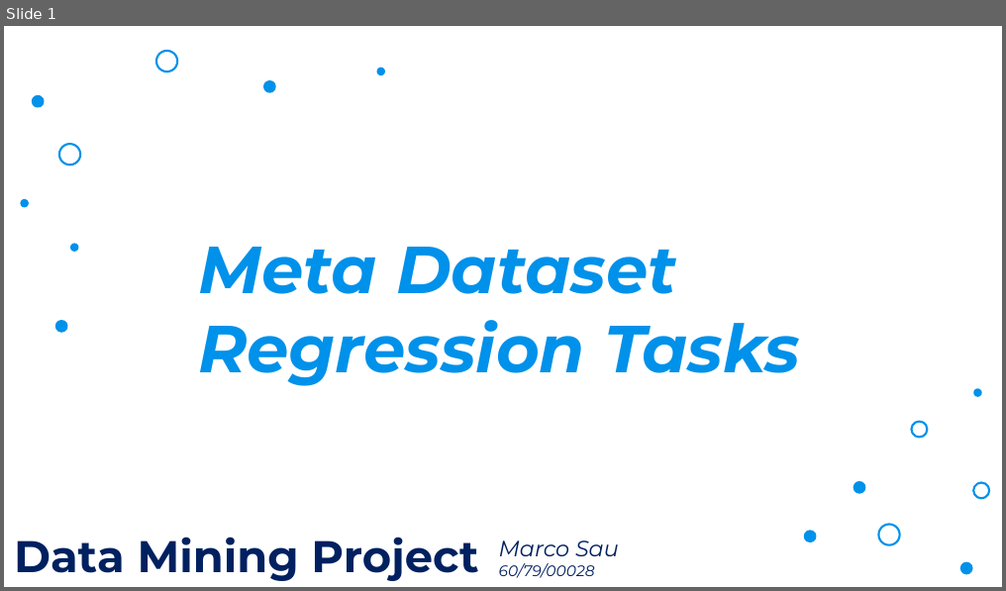
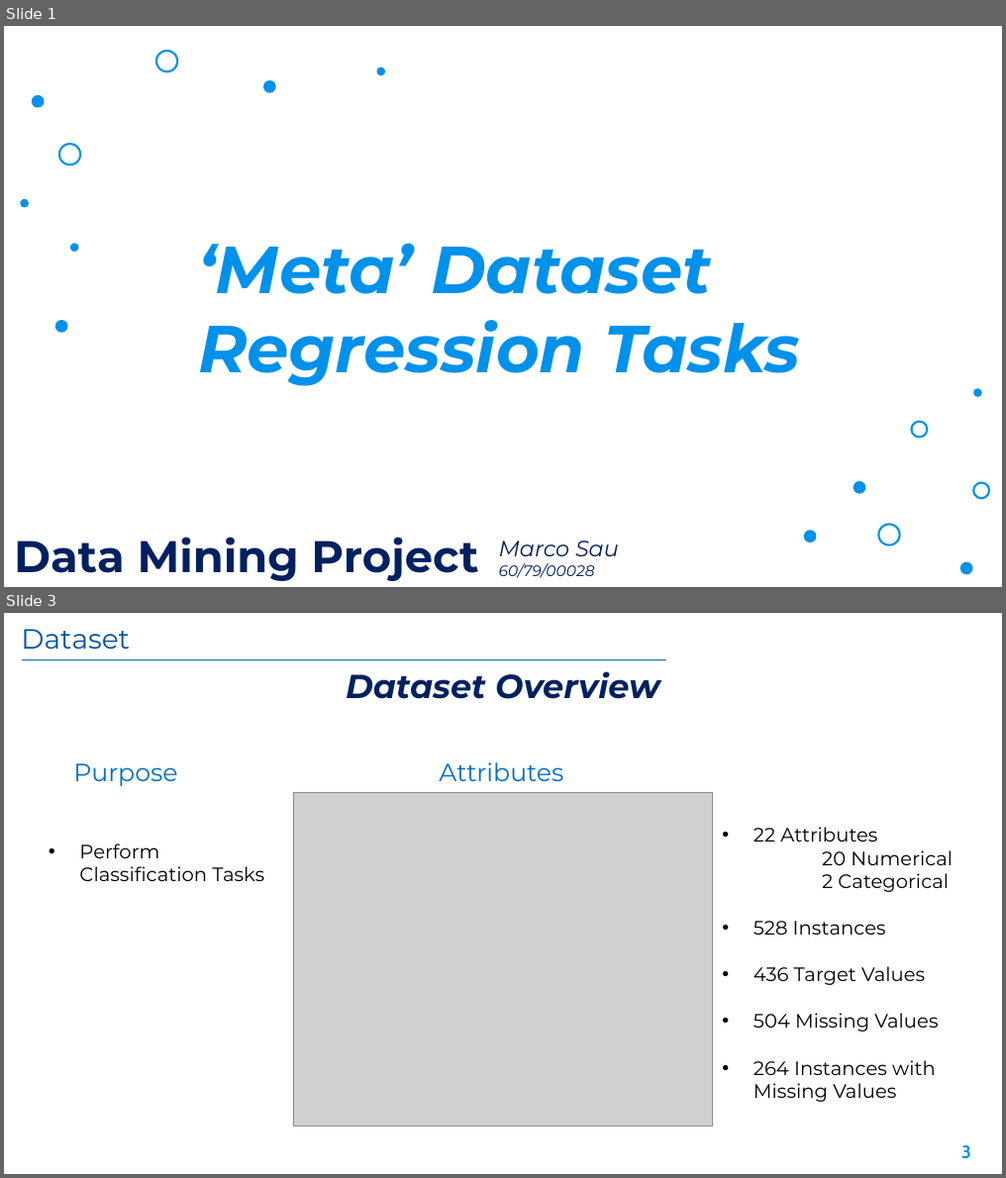
Before and after one commit to Marco-Sau/Meta-Dataset-Regression, a slide deck: Docs/Presentation.pptx. Shown one above the other, each under a label of ours: slide 1 before the commit, slides 1 and 3 after it; the slides between them are not shown. The pictures are 1006x591 and 1006x1178 pixels, drawn with LibreOffice and Linux fonts; fonts in the diff are those of the drawing; grey boxes stand for pictures; background and template pictures are left out. Boxes give left, top, right and bottom in pixels: in the first picture for what was removed or moved away, otherwise in the second. Text is boxed around its words. In the diff, an @@ line names an element or a change of style, - is before the commit and + after.

```diff
--- a/Docs/Presentation.pptx
+++ b/Docs/Presentation.pptx
@@ slide 3 added at (4,613,1002,1174), background picture (left out) @@
@@ text added at (21,629,130,649), 20 pt, text #0053A3 @@
+Dataset
@@ line added from (22, 660) to (666, 660), #92D050 0.75 pt @@
@@ text added at (346,671,660,699), 24 pt, text #002060, bold, italic @@
+Dataset Overview
@@ text added at (73,763,177,786), 18 pt, text #0070C0 @@
+Purpose
@@ text added at (439,762,563,781), 18 pt, text #0070C0 @@
+Attributes
@@ picture added at (293,792,713,1127) @@
@@ text added at (79,844,264,881), 14 pt, text #000000 @@
+• Perform Classification Tasks
@@ text added at (753,827,952,1102), 14 pt, text #000000 @@
+• 22 Attributes
+            20 Numerical
+            2 Categorical
+• 528 Instances
+• 436 Target Values
+• 504 Missing Values
+• 264 Instances with Missing Values
@@ page number added at (961,1146,971,1159), 13 pt, text #0091EA, bold @@
+3
@@ slide 1 changed as well @@
@@ text at (198,243,711,294): text changed @@
-Meta Dataset
+‘Meta’ Dataset
```
Also in this commit, not shown: 1 other slide changed, 15 other slides added, 15 slides removed, 1 other file.
